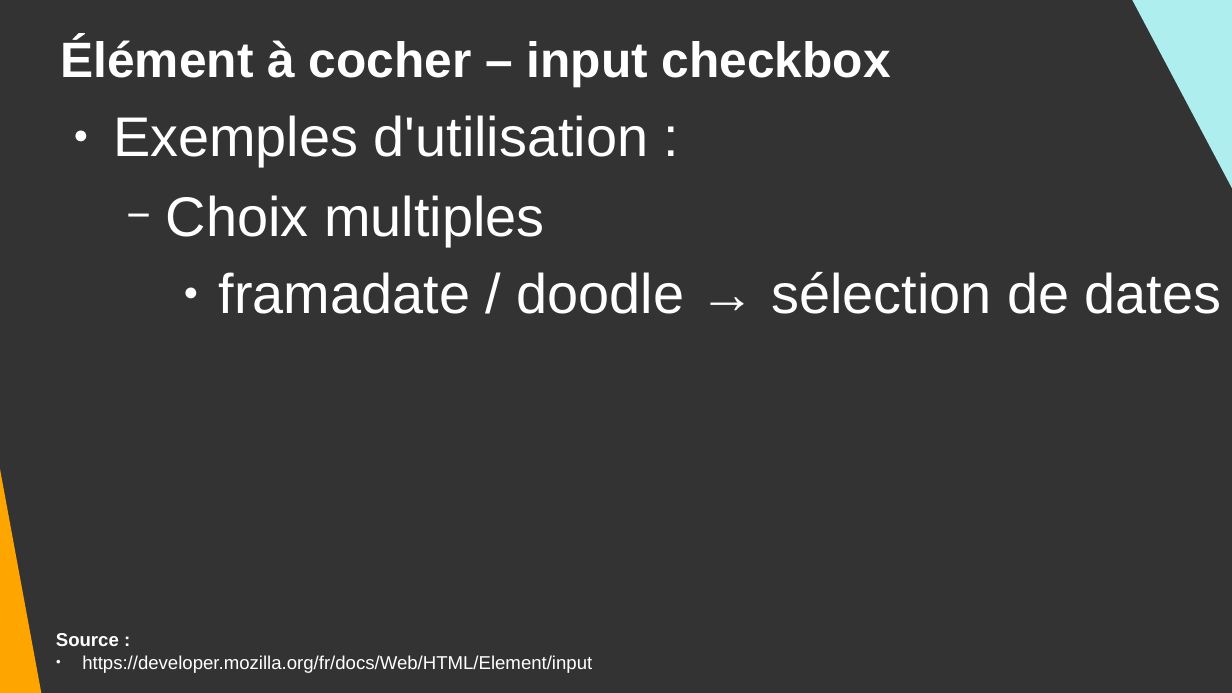
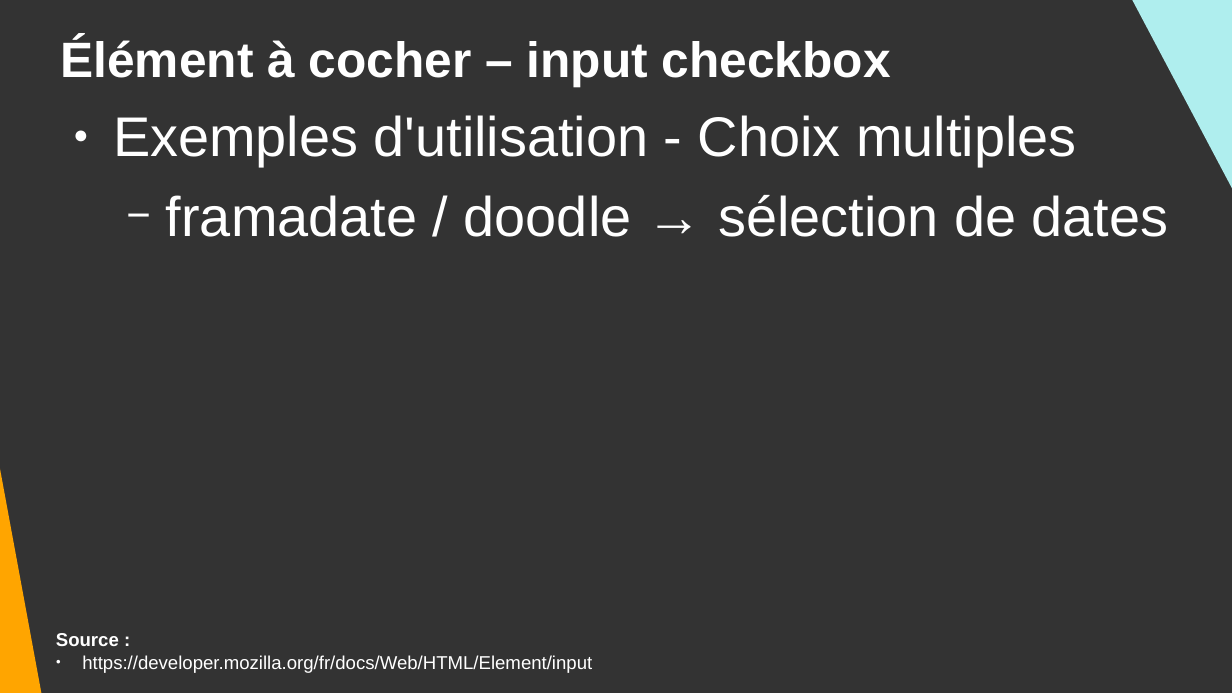
Before and after one commit to DanYellow/cours, a slide deck: slide 53 of integration-web-s1/travaux-pratiques/numero-3/presentation.odp (slide 52 before the commit). Drawn at 1232x693 pixels with LibreOffice and Linux fonts; fonts in the diff are those of the drawing. Boxes give left, top, right and bottom in pixels: in the first picture for what was removed or moved away, otherwise in the second. Text is boxed around its words. In the diff, an @@ line names an element or a change of style, - is before the commit and + after.

```diff
--- a/integration-web-s1/travaux-pratiques/numero-3/presentation.odp
+++ b/integration-web-s1/travaux-pratiques/numero-3/presentation.odp
@@ text at [113,115,1076,166]: text changed @@
-● Exemples d'utilisation :
-  − Choix multiples
+● Exemples d'utilisation - Choix multiples
@@ text at [166,195,1169,237]: bullet ● to −; list level 3 to 2 in "framadate / doodle → sélection ..." @@
```
Also in this commit, not shown: 12 other slides changed, 1 slide added, 7 other files.
